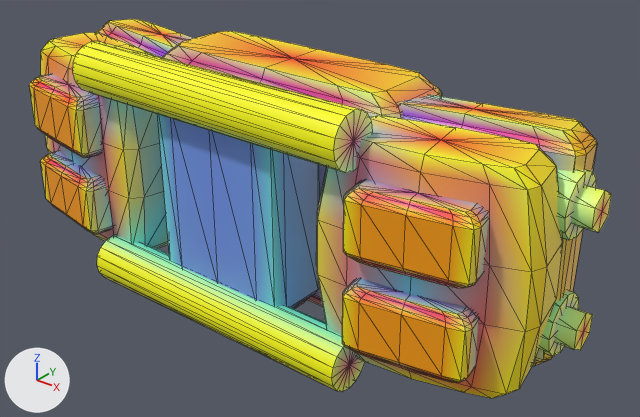
The glTF model models/parts/llm_gen_chest_armor_030_519fa5.glb as it was, and as the next commit left it.
Both versions are drawn from a 50 mm lens placed at (30.8, -39.2, 22.7), pointed at (2.8, -4.2, 1.0). The axes (+X, +Y, +Z) are drawn at lower left. The lights are the same throughout. The picture after the commit comes second. Mesh edges are drawn as thin lines. Vertices at exactly the same position are counted once.

The first picture shows 'adapter_chest_lock_bolts_gold_r', 'adapter_pectoral_frame_l', 'adapter_pectoral_frame_r', 'adapter_sternum_collar_dark', 'bumper_block_2_titanium_silver_l', 'bumper_block_2_titanium_silver_r', 'center_visor_plate_5_cobalt_anodized', 'era_brick_a_3_barrel_metal_l', 'era_brick_a_3_barrel_metal_r', 'era_brick_b_4_barrel_metal_l', 'era_brick_b_4_barrel_metal_r', 'lower_rollbar_1_gold', 'upper_rollbar_0_gold'.
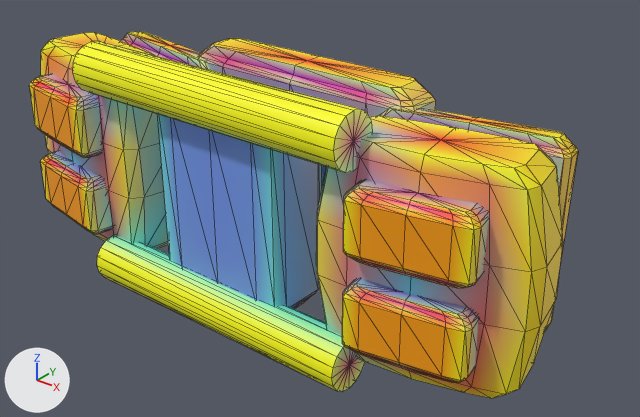
Boxes [x1, y1, x2, y2] around the edits, measured in the pictures (640 x 417 px):
'adapter_sternum_collar_dark', mesh rescaled
    before: [162, 31, 442, 306]
    after: [199, 38, 436, 117]
'adapter_pectoral_frame_r', reshaped
    before: [397, 95, 597, 366]
    after: [380, 107, 578, 329]
'adapter_chest_lock_bolts_gold_r', reshaped (not visible afterwards)
    before: [555, 185, 612, 350]
'adapter_pectoral_frame_l', reshaped
    before: [96, 19, 194, 57]
    after: [120, 32, 211, 70]
part 2 of me_adapter_pectoral_frame_r, rebuilt
    before: [397, 95, 597, 366]
    after: [380, 107, 578, 329]
part 3 of me_adapter_pectoral_frame_r, deleted
    before: [539, 290, 579, 357]
part 4 of me_adapter_pectoral_frame_r, deleted
    before: [557, 169, 596, 240]
part 5 of me_adapter_chest_lock_bolts_gold_r, deleted (green)
    before: [555, 306, 593, 350]
part 6 of me_adapter_chest_lock_bolts_gold_r, deleted
    before: [571, 185, 612, 232]

Diff of the bpy script that builds the scene:
```diff
--- a/models/parts/llm_gen_chest_armor_030_519fa5.glb.py
+++ b/models/parts/llm_gen_chest_armor_030_519fa5.glb.py
@@ me_adapter_sternum_collar_dark @@
-me_adapter_sternum_collar_dark.from_pydata(...)  # 114 vertices, 224 faces; spans x -8.4..8.4, y -6.0..-0.2, z -4.4..8.8
+me_adapter_sternum_collar_dark.from_pydata(...)  # 114 vertices, 224 faces; spans x -7.8..7.8, y -3.4..-0.2, z -4.0..8.4
+# me_adapter_sternum_collar_dark part 1: the whole mesh is scaled about its middle by (0.929, 0.526, 0.935), then moved by (0.0, 1.3, 0.0)
 me_adapter_sternum_collar_dark.materials.append(mat_defaultmaterial)
@@ me_adapter_pectoral_frame_r @@
-me_adapter_pectoral_frame_r.from_pydata(...)  # 166 vertices, 320 faces; spans x 5.2..17.3, y -6.43..-0.17, z -4.01..8.41
+me_adapter_pectoral_frame_r.from_pydata(...)  # 166 vertices, 320 faces; spans x 5.78..16.22, y -5.02..-0.58, z -3.18..7.58
+# me_adapter_pectoral_frame_r part 2: the loose piece of 114 vertices spanning x 5.2..17.2, y -6.43..-0.17, z -4.01..8.41 is rebuilt with 114 vertices and now spans x 5.78..16.22, y -5.02..-0.58, z -3.18..7.58
+# me_adapter_pectoral_frame_r part 3: the loose piece of 26 vertices spanning x 14.7..17.3, y -5.05..-1.75, z -2.85..0.45 is deleted
+# me_adapter_pectoral_frame_r part 4: the loose piece of 26 vertices spanning x 14.7..17.3, y -5.05..-1.75, z 3.55..6.85 is deleted
+# other edits to the shape of me_adapter_pectoral_frame_r do not show in these pictures
 me_adapter_pectoral_frame_r.materials.append(mat_defaultmaterial_001)
@@ me_adapter_chest_lock_bolts_gold_r @@
-me_adapter_chest_lock_bolts_gold_r.from_pydata(...)  # 28 vertices, 48 faces; spans x 14.7..18.3, y -4.31..-2.49, z -2.25..6.25
+me_adapter_chest_lock_bolts_gold_r.from_pydata(...)  # 28 vertices, 48 faces; spans x 13.45..15.35, y -4.0..-1.2, z -1.82..5.82
+# me_adapter_chest_lock_bolts_gold_r part 5: the loose piece of 14 vertices spanning x 14.7..18.3, y -4.31..-2.49, z -2.25..-0.15 is deleted
+# me_adapter_chest_lock_bolts_gold_r part 6: the loose piece of 14 vertices spanning x 14.7..18.3, y -4.31..-2.49, z 4.15..6.25 is deleted
+# other edits to the shape of me_adapter_chest_lock_bolts_gold_r do not show in these pictures
 me_adapter_chest_lock_bolts_gold_r.materials.append(mat_defaultmaterial_002)
@@ me_adapter_pectoral_frame_l @@
-me_adapter_pectoral_frame_l.from_pydata(...)  # 166 vertices, 320 faces; spans x -17.3..-5.2, y -6.43..-0.17, z -4.01..8.41
+me_adapter_pectoral_frame_l.from_pydata(...)  # 166 vertices, 320 faces; spans x -16.22..-5.78, y -5.02..-0.58, z -3.18..7.58
+# me_adapter_pectoral_frame_l part 7: the loose piece of 114 vertices spanning x -17.2..-5.2, y -6.43..-0.17, z -4.01..8.41 is rebuilt with 114 vertices and now spans x -16.22..-5.78, y -5.02..-0.58, z -3.18..7.58
+# other edits to the shape of me_adapter_pectoral_frame_l do not show in these pictures
 me_adapter_pectoral_frame_l.materials.append(mat_defaultmaterial_003)
```
